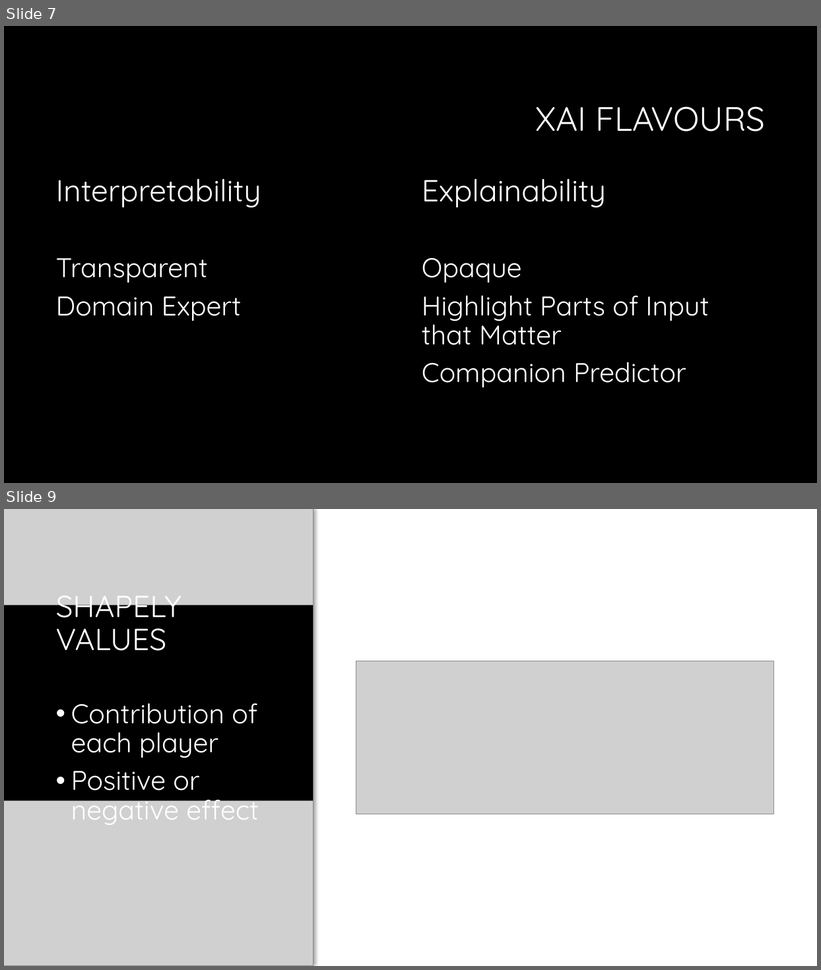
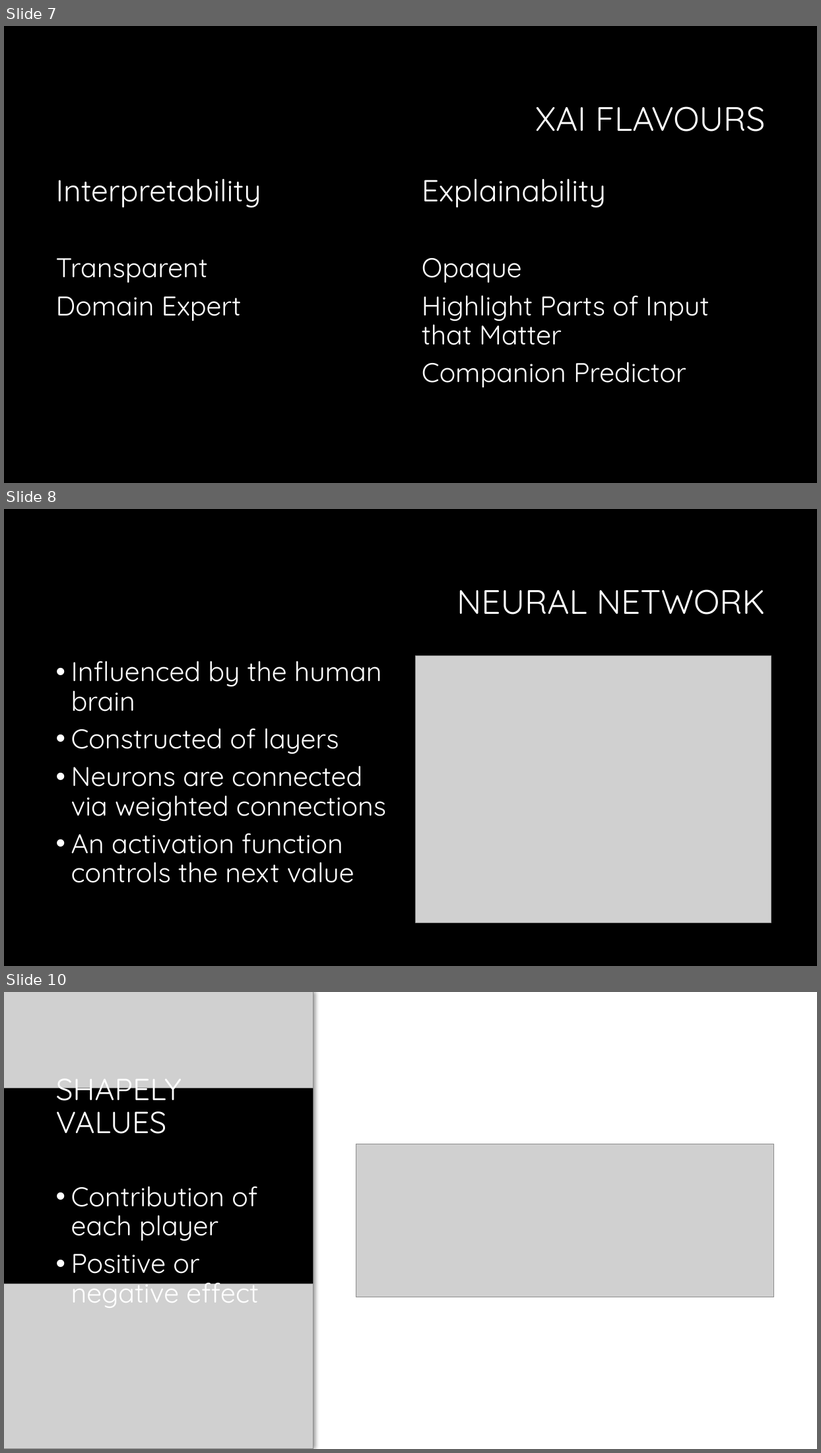
Before and after one commit to newmancodes/why-we-must-ask-why-of-machine-learning, a slide deck: Why We Must Ask Why of Machine Learning.pptx. Shown one above the other, each under a label of ours: slides 7 and 9 before the commit, slides 7, 8 and 10 after it; the slides between them are not shown. The pictures are 821x970 and 821x1453 pixels, drawn with LibreOffice and Linux fonts; fonts in the diff are those of the drawing; grey boxes stand for pictures; background and template pictures are left out. Boxes give left, top, right and bottom in pixels: in the first picture for what was removed or moved away, otherwise in the second. Text is boxed around its words. In the diff, an @@ line names an element or a change of style, - is before the commit and + after.

```diff
--- a/Why We Must Ask Why of Machine Learning.pptx
+++ b/Why We Must Ask Why of Machine Learning.pptx
@@ slide 8 added at bbox=[4, 509, 817, 966], background #000000 @@
@@ title added at bbox=[457, 590, 765, 615], 40 pt, text #FFFFFF @@
+NEURAL NETWORK
@@ text added at bbox=[71, 661, 386, 883], 32 pt, text #FFFFFF @@
+• Influenced by the human brain
+• Constructed of layers
+• Neurons are connected via weighted connections
+• An activation function controls the next value
@@ picture added at bbox=[416, 656, 772, 923] @@
@@ what was slide 9 is now slide 10 @@
```
Also in this commit, not shown: 2 slides changed, 2 other slides added, 2 slides removed.
